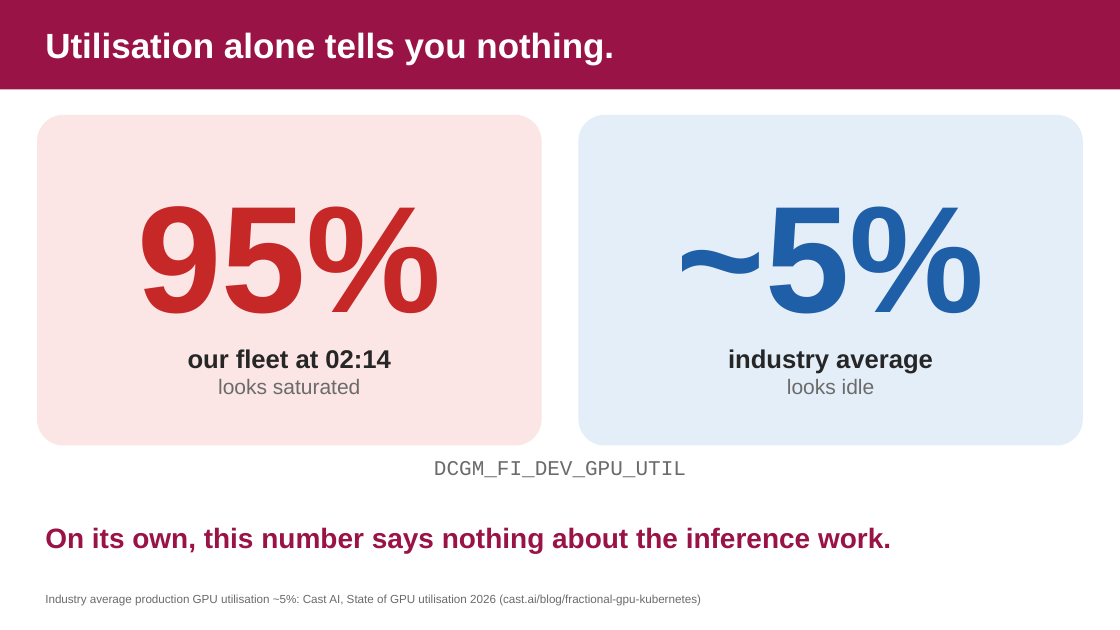
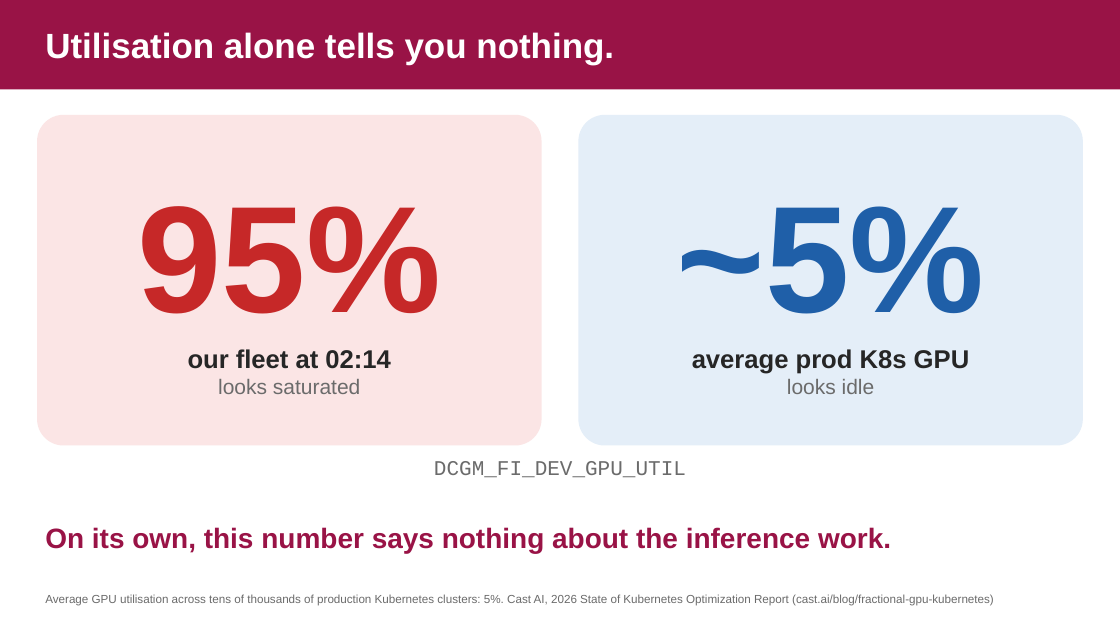
Before and after one commit to danilosilvase/gpu-observability-kubecon-na-2026, a slide deck: slide 4 of deck/kubecon-na-2026-v6.pptx. Drawn at 1120x630 pixels with LibreOffice and Linux fonts; fonts in the diff are those of the drawing; background and template pictures are left out. Boxes give left, top, right and bottom in pixels: in the first picture for what was removed or moved away, otherwise in the second. Text is boxed around its words. In the diff, an @@ line names an element or a change of style, - is before the commit and + after.

Commit message:
Run of show; title and Cast AI citation fixes

```diff
--- a/deck/kubecon-na-2026-v6.pptx
+++ b/deck/kubecon-na-2026-v6.pptx
@@ text at (x1=692, y1=349, x2=970, y2=374): text changed @@
-industry average
+average prod K8s GPU
@@ text at (x1=45, y1=594, x2=994, y2=606): text changed @@
-Industry average production GPU utilisation ~5%: Cast AI, State of GPU utilisation 2026 (cast.ai/blog/fractional-gpu-kubernetes)
+Average GPU utilisation across tens of thousands of production Kubernetes clusters: 5%. Cast AI, 2026 State of Kubernetes Optimization Report (cast.ai/blog/fractional-gpu-kubernetes)
```
Also in this commit, not shown: 1 other slide changed, 3 other files.
